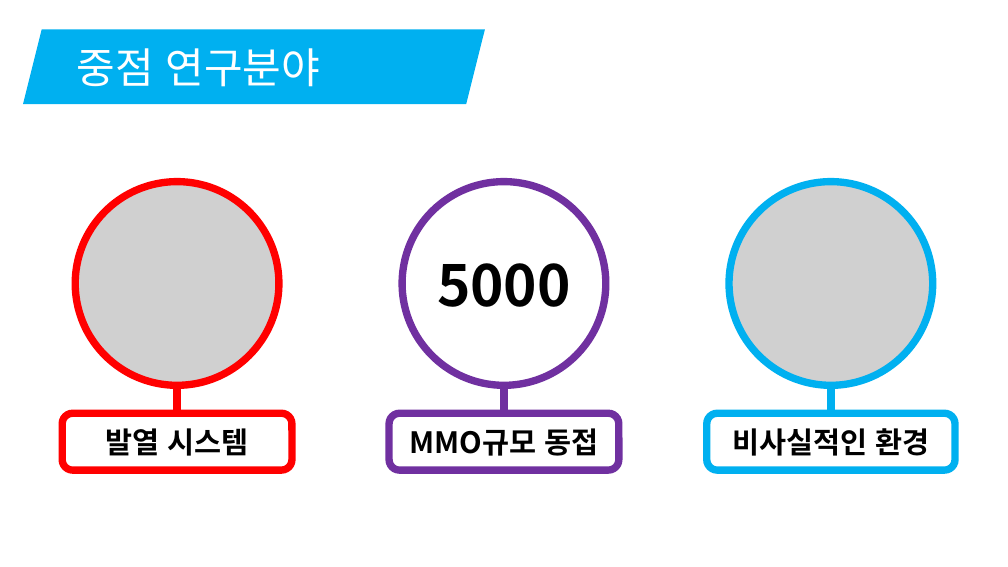
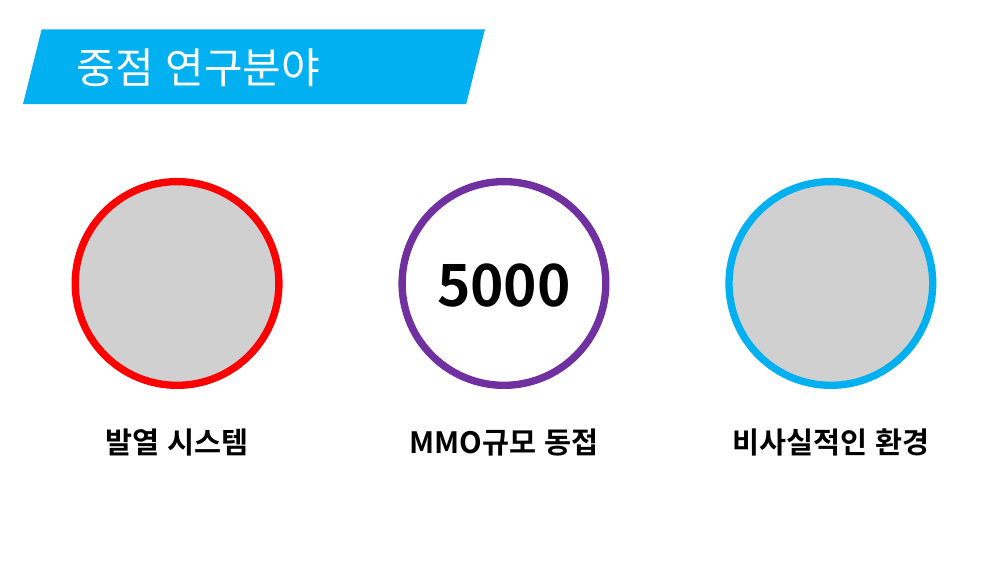
Before and after one commit to korleinster/gamebusdriver, a slide deck: slide 6 of documents/노루막이_김형준_신창섭_홍승필_허지훈.pptx. Drawn at 1008x567 pixels with LibreOffice and Linux fonts; fonts in the diff are those of the drawing; grey boxes stand for pictures; background and template pictures are left out. Boxes give left, top, right and bottom in pixels: in the first picture for what was removed or moved away, otherwise in the second. Text is boxed around its words. In the diff, an @@ line names an element or a change of style, - is before the commit and + after.

```diff
--- a/documents/노루막이_김형준_신창섭_홍승필_허지훈.pptx
+++ b/documents/노루막이_김형준_신창섭_홍승필_허지훈.pptx
@@ line removed from (177, 414) to (177, 386) @@
@@ line removed from (504, 414) to (504, 386) @@
@@ line removed from (831, 414) to (831, 386) @@
@@ text "발열 시스템" at <box>105,428,249,456</box>: outline #FF0000 7 pt to none @@
@@ text "MMO규모 동접" at <box>409,428,598,456</box>: outline #7030A0 7 pt to none @@
@@ 3 texts: place and size @@
-3 texts at <box>62,414,955,470</box>
+3 texts at <box>105,428,929,456</box>
@@ text "비사실적인 환경" at <box>732,428,929,456</box>: outline #00B0F0 7 pt to none @@
```
Also in this commit, not shown: 5 other slides changed.
